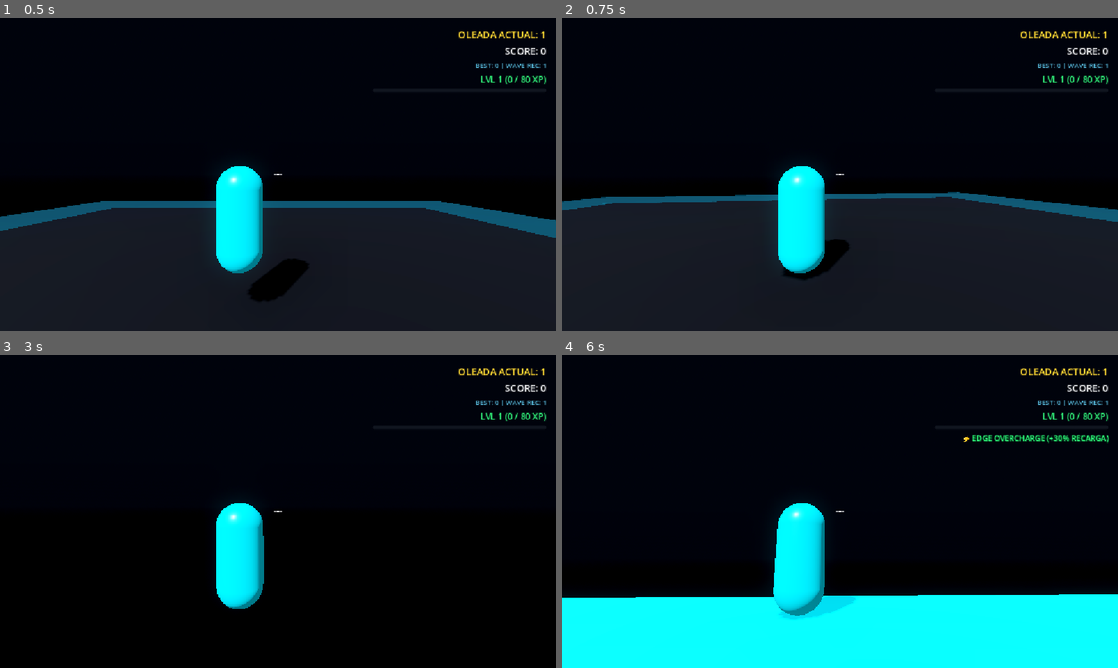
Above: before the commit, frames 1-4 (two rows, left to right).
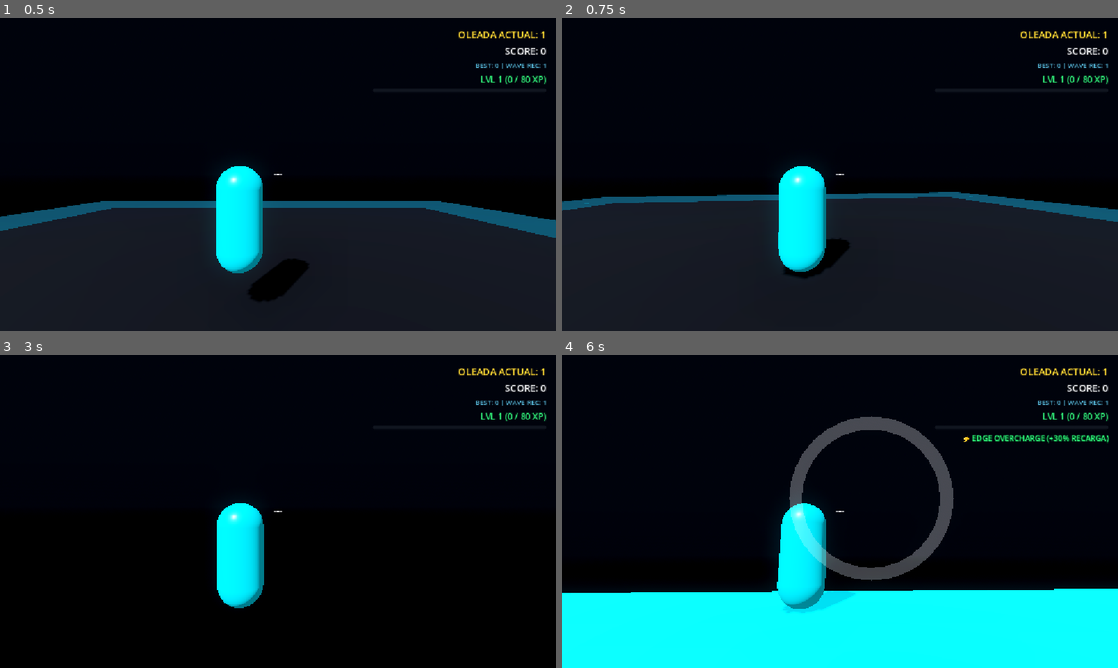
Above: after the commit, the same moments.

Repository: gregorgonzalez03-art/game
Game: Godot game, scene res://levels/main.tscn
The game is run twice, just before and just after one commit, with the same random seed, the same clock (stepped at 60 frames per second) and the same inputs.
Inputs (mouse positions are in pixels of both pictures, inside the frame that each line leads up to):
- Up to frame 1 (0.5 s): no input
- Up to frame 2 (0.75 s): tap Enter at 0.5 s; move the mouse to (867, 174) at 0.52 s; hold W (move_forward) from 0.53 s (still down); click (867, 174) at 0.6 s
- Up to frame 3 (3 s): keep holding W (move_forward); right-click (305, 511) at 0.8 s; move the mouse to (250, 511) at 1.27 s; right-click (250, 511) at 1.35 s; click (250, 511) at 1.55 s; move the mouse to (289, 505) at 2.02 s; tap Space (dash) at 2.1, 2.75 s; right-click (289, 505) at 2.3 s; move the mouse to (272, 517) at 2.77 s; click (272, 517) at 2.85 s
- Up to frame 4 (6 s): release W (move_forward) at 3.5 s; click "REINICIAR (R)" at 3.5 s; move the mouse to (878, 514) at 4.27 s; hold W (move_forward) from 4.28 s (still down); right-click (878, 514) at 4.35 s; move the mouse to (795, 508) at 5.02 s; tap Shift (slide) at 5.1 s; click (795, 508) at 5.3 s; move the mouse to (845, 511) at 5.77 s; tap R at 5.85 s; click (845, 511) at 5.92 s

Frame 1 is identical in both runs. In frame 2, 0.3% of the frame differs, in the area x 0-100%, y 47-84%; in frame 3, 0.1%; in frame 4, 5.7%, in the area x 0-100%, y 19-85%.

Commit message:
feat(fase-4): pilar monolitico, escalado de oleadas, save_manager, object_pool y vfx base

Diff:
--- /dev/null
+++ b/entities/effects/kinetic_pulse_burst.gd
@@ -0,0 +1,90 @@
+extends Node3D
+
+## Onda de Aire Cinética Sutil (Fase 4.2).
+## Expansión breve y tenue de aire comprimido / distorsión transparente (sin emisión ni líneas).
+## Cumple estrictamente con AGENTS.md (Godot 4.x, tipado estricto).
+
+var wave_mesh: MeshInstance3D = null
+var wave_material: StandardMaterial3D = null
+
+func _ready() -> void:
+	_setup_air_wave()
+
+func _setup_air_wave() -> void:
+	wave_mesh = MeshInstance3D.new()
+	wave_mesh.name = "AirWave"
+
+	var torus: TorusMesh = TorusMesh.new()
+	torus.inner_radius = 0.55
+	torus.outer_radius = 0.65
+	torus.rings = 32
+	torus.ring_segments = 16
+	wave_mesh.mesh = torus
+	wave_mesh.rotation_degrees = Vector3(90.0, 0.0, 0.0)
+
+	wave_material = StandardMaterial3D.new()
+	wave_material.shading_mode = BaseMaterial3D.SHADING_MODE_UNSHADED
+	wave_material.transparency = BaseMaterial3D.TRANSPARENCY_ALPHA
+	wave_material.cull_mode = BaseMaterial3D.CULL_DISABLED
+	wave_material.albedo_color = Color(1.0, 1.0, 1.0, 0.18)
+	wave_material.emission_enabled = false
+	wave_mesh.material_override = wave_material
+
+	add_child(wave_mesh)
+	scale = Vector3(0.3, 0.3, 0.3)
+
+func play(origin_pos: Vector3, forward_dir: Vector3) -> void:
+	global_position = origin_pos + forward_dir * 0.4
+	var target_look: Vector3 = global_position + forward_dir * 10.0
+	var up_vec: Vector3 = Vector3.UP if abs(forward_dir.y) < 0.95 else Vector3.RIGHT
+	look_at(target_look, up_vec)
+
+	scale = Vector3(0.3, 0.3, 0.3)
+
+	if wave_material:
+		wave_material.albedo_color.a = 0.18
+		var target_pos: Vector3 = global_position + forward_dir * 1.6
+		var tween: Tween = create_tween()
+		tween.set_parallel(true)
+		tween.tween_property(self, "global_position", target_pos, 0.11).set_trans(Tween.TRANS_QUAD).set_ease(Tween.EASE_OUT)
+		tween.tween_property(self, "scale", Vector3(1.3, 1.3, 0.8), 0.11).set_trans(Tween.TRANS_QUAD).set_ease(Tween.EASE_OUT)
+		tween.tween_property(wave_material, "albedo_color:a", 0.0, 0.11).set_trans(Tween.TRANS_QUAD).set_ease(Tween.EASE_IN)
+
+	var timer: SceneTreeTimer = get_tree().create_timer(0.12, true, false, true)
+	timer.timeout.connect(queue_free)
+
+## Destello circular en el punto de impacto para representar el radio de empuje de shockwave_pulse
+static func spawn_shockwave_splash(parent: Node, hit_pos: Vector3, radius: float) -> void:
+	if not parent or not parent.is_inside_tree():
+		return
+
+	var splash_root: Node3D = Node3D.new()
+	parent.add_child(splash_root)
+	splash_root.global_position = hit_pos + Vector3(0.0, 0.1, 0.0)
+
+	var mesh_inst: MeshInstance3D = MeshInstance3D.new()
+	var torus: TorusMesh = TorusMesh.new()
+	torus.inner_radius = 0.85
+	torus.outer_radius = 1.0
+	torus.rings = 32
+	torus.ring_segments = 16
+	mesh_inst.mesh = torus
+	splash_root.add_child(mesh_inst)
+
+	var splash_mat: StandardMaterial3D = StandardMaterial3D.new()
+	splash_mat.shading_mode = BaseMaterial3D.SHADING_MODE_UNSHADED
+	splash_mat.transparency = BaseMaterial3D.TRANSPARENCY_ALPHA
+	splash_mat.albedo_color = Color(0.0, 0.95, 1.0, 0.9)
+	splash_mat.emission_enabled = true
+	splash_mat.emission = Color(0.0, 1.0, 0.85, 1.0)
+	splash_mat.emission_energy_multiplier = 3.5
+	mesh_inst.material_override = splash_mat
+
+	splash_root.scale = Vector3(0.1, 1.0, 0.1)
+
+	var tween: Tween = splash_root.create_tween()
+	tween.set_parallel(true)
+	tween.tween_property(splash_root, "scale", Vector3(radius, 1.0, radius), 0.20).set_trans(Tween.TRANS_QUAD).set_ease(Tween.EASE_OUT)
+	tween.tween_property(splash_mat, "albedo_color:a", 0.0, 0.20).set_trans(Tween.TRANS_QUAD).set_ease(Tween.EASE_IN)
+	tween.tween_property(splash_mat, "emission_energy_multiplier", 0.0, 0.20).set_trans(Tween.TRANS_QUAD).set_ease(Tween.EASE_IN)
+	tween.finished.connect(splash_root.queue_free)
--- /dev/null
+++ b/entities/effects/kinetic_pulse_burst.tscn
@@ -0,0 +1,6 @@
+[gd_scene format=3]
+
+[ext_resource type="Script" path="res://entities/effects/kinetic_pulse_burst.gd" id="1_pulse_burst"]
+
+[node name="KineticPulseBurst" type="Node3D"]
+script = ExtResource("1_pulse_burst")
--- a/entities/enemies/brute.gd
+++ b/entities/enemies/brute.gd
@@ -18,6 +18,8 @@
 const SUBMERGED_DURATION: float = 1.5
 const ARENA_RADIUS: float = 9.0
 
+var max_hp: float = MAX_HP
+var burst_interval: float = BURST_SHOT_INTERVAL
 var current_hp: float = 145.0
 var is_submerged: bool = false
 var is_emerging: bool = false
@@ -131,7 +133,7 @@
 		if burst_timer <= 0.0:
 			_fire_plasma_shot()
 			burst_shots_fired += 1
-			burst_timer = BURST_SHOT_INTERVAL
+			burst_timer = burst_interval
 
 	if surface_timer <= 0.0:
 		submerge_and_heal()
@@ -169,7 +171,7 @@
 	collision_shape.set_deferred("disabled", true)
 
 	# Recupera un 25% de su vida máxima y actualiza grietas
-	current_hp = minf(MAX_HP, current_hp + (MAX_HP * 0.25))
+	current_hp = minf(max_hp, current_hp + (max_hp * 0.25))
 	_update_cracks()
 
 	var tween: Tween = create_tween()
@@ -211,9 +213,20 @@
 func _update_cracks() -> void:
 	if not shader_mat:
 		return
-	var crack_ratio: float = (1.0 - (current_hp / MAX_HP)) * 0.35
+	var crack_ratio: float = (1.0 - (current_hp / max_hp)) * 0.35
 	shader_mat.set_shader_parameter("dissolve_amount", clampf(crack_ratio, 0.0, 0.35))
 	shader_mat.set_shader_parameter("emission_energy", 0.9 + (crack_ratio * 3.5))
+
+## Escalado Progresivo por Oleada (Paso 4.2)
+func apply_wave_scaling(wave_num: int) -> void:
+	if wave_num >= 4:
+		var hp_scaling: float = 1.0 + float(wave_num - 3) * 0.08
+		max_hp = MAX_HP * hp_scaling
+		current_hp = max_hp
+		_update_cracks()
+
+	var interval_reduction: float = 1.0 - float(wave_num - 1) * 0.05
+	burst_interval = maxf(0.9, BURST_SHOT_INTERVAL * interval_reduction)
 
 func _play_damage_shake() -> void:
 	if not visual_mesh:
--- a/entities/enemies/swarmer.gd
+++ b/entities/enemies/swarmer.gd
@@ -6,6 +6,7 @@
 
 @export var mass_weight: float = 1.5
 @export var pursue_speed: float = 4.5
+@export var move_speed: float = 4.5
 @export var pursue_force: float = 14.0
 @export var high_speed_threshold: float = 6.0
 @export var chain_multiplier: float = 1.4
@@ -17,6 +18,8 @@
 const MAGNETIC_SEARCH_RADIUS: float = 25.0
 const PUSH_FORCE: float = 5.0
 const PUSH_COOLDOWN: float = 0.35
+
+var push_force: float = PUSH_FORCE
 
 const ENEMY_SHADER: Shader = preload("res://entities/effects/enemy_hit_fresnel.gdshader")
 
@@ -326,9 +329,20 @@
 	push_dir = push_dir.normalized()
 
 	if player_node.has_method("apply_knockback"):
-		player_node.call("apply_knockback", push_dir * PUSH_FORCE)
+		player_node.call("apply_knockback", push_dir * push_force)
 	if player_node.has_method("add_screen_shake"):
 		player_node.call("add_screen_shake", 0.06)
+
+## Escalado Progresivo por Oleada (Paso 4.2)
+func apply_wave_scaling(wave_num: int) -> void:
+	var wave_scale: float = 1.0 + float(wave_num - 1) * 0.05
+	var speed_multiplier: float = minf(wave_scale, 1.6)
+	move_speed = 4.5 * speed_multiplier
+	pursue_speed = move_speed
+	pursue_force = 14.0 * speed_multiplier
+
+	var push_multiplier: float = 1.0 + float(wave_num - 1) * 0.04
+	push_force = PUSH_FORCE * push_multiplier
 
 func _on_body_entered(body: Node) -> void:
 	if body is Node3D and body.is_in_group("player"):
--- a/entities/player/player.gd
+++ b/entities/player/player.gd
@@ -2,6 +2,13 @@
 
 ## Controlador cinético en tercera persona estilo Risk of Rain 2.
 ## Cumple estrictamente con AGENTS.md (Godot 4.x, tipado estricto, -Z adelante).
+
+const PULSE_BURST_SCENE: PackedScene = preload("res://entities/effects/kinetic_pulse_burst.tscn")
+const KineticPulseBurstScript = preload("res://entities/effects/kinetic_pulse_burst.gd")
+
+# Feedback de Cámara FOV (Paso 4.2)
+const BASE_FOV: float = 75.0
+var fov_kick_tween: Tween = null
 
 signal pulse_fired(origin: Vector3, direction: Vector3, hit_collider: Node3D)
 
@@ -61,6 +68,14 @@
 @onready var visual_mesh: MeshInstance3D = $VisualMesh
 @onready var collision_shape: CollisionShape3D = $CollisionShape3D
 
+# VFX del Ganchazo Magnético (Fase 4.2)
+var _pulled_enemy: Node3D = null
+var _pull_vfx_active: bool = false
+var _pull_vfx_timer: float = 0.0
+var _beam_root: Node3D = null
+var _beam_mesh_instance: MeshInstance3D = null
+var _orbital_ring: Node3D = null
+
 func _ready() -> void:
 	add_to_group("player")
 	Input.mouse_mode = Input.MOUSE_MODE_CAPTURED
@@ -79,8 +94,11 @@
 	kinetic_cast.collide_with_bodies = true
 	kinetic_cast.add_exception(self)
 
+	_setup_pull_vfx()
+
 func _process(delta: float) -> void:
 	_handle_screen_shake(delta)
+	_process_pull_vfx(delta)
 
 func _unhandled_input(event: InputEvent) -> void:
 	if event is InputEventMouseMotion and Input.mouse_mode == Input.MOUSE_MODE_CAPTURED:
@@ -310,6 +328,10 @@
 	kinetic_cast.force_raycast_update()
 
 	add_screen_shake(0.12)
+	_apply_camera_fov_kick()
+
+	# VFX Estallido cinético cónico compuesto con partículas y ondas de choque (Fase 4.2)
+	_spawn_pulse_burst_vfx(shot_origin, shot_direction)
 
 	var hit_node: Node3D = null
 	if kinetic_cast.is_colliding():
@@ -324,11 +346,18 @@
 				hit_node = target_node
 				_apply_kinetic_impulse(hit_node, shot_direction)
 
+			if hit_node == _pulled_enemy:
+				_stop_pull_vfx()
+
 			# Sinergia shockwave_pulse: empuje radial secundario a enemigos cercanos
 			var shockwave_stacks: int = GameManager.get_upgrade_stacks("shockwave_pulse")
 			if shockwave_stacks > 0 and hit_node != null:
 				var aoe_radius: float = 4.0 * (1.0 + float(shockwave_stacks - 1) * 0.25)
 				var aoe_force: float = pulse_force * 0.6 * (1.0 + float(shockwave_stacks - 1) * 0.25)
+
+				# VFX Destello circular en el punto de impacto que representa el radio del empuje (Paso 4.2)
+				KineticPulseBurstScript.spawn_shockwave_splash(get_tree().current_scene, cached_hit_pos, aoe_radius)
+
 				for enemy_node: Node in get_tree().get_nodes_in_group("enemies"):
 					if not is_instance_valid(enemy_node) or enemy_node == hit_node or not (enemy_node is Node3D):
 						continue
@@ -361,6 +390,9 @@
 	var enemy: Node3D = _find_pull_target()
 	if not enemy:
 		return
+
+	# VFX del Ganchazo Magnético y Anillo Orbital (Paso 4.2)
+	_start_pull_vfx(enemy)
 
 	var overdrive_stacks: int = GameManager.get_upgrade_stacks("kinetic_overdrive")
 	var cd_multiplier: float = pow(0.8, float(overdrive_stacks))
@@ -483,3 +515,136 @@
 		camera.h_offset = 0.0
 		camera.v_offset = 0.0
 		camera.rotation.z = 0.0
+
+# ==============================================================================
+# SISTEMA DE FEEDBACK VISUAL (VFX) - FASE 4.2
+# ==============================================================================
+
+func _spawn_pulse_burst_vfx(origin: Vector3, dir: Vector3) -> void:
+	if not PULSE_BURST_SCENE or not is_inside_tree():
+		return
+	var burst: Node3D = PULSE_BURST_SCENE.instantiate() as Node3D
+	if not burst:
+		return
+	var root: Node = get_tree().current_scene
+	if not root:
+		return
+	root.add_child(burst)
+	if burst.has_method("play"):
+		burst.call("play", origin + dir * 0.5, dir)
+
+func _apply_camera_fov_kick() -> void:
+	if not camera:
+		return
+	if fov_kick_tween and fov_kick_tween.is_valid():
+		fov_kick_tween.kill()
+	fov_kick_tween = create_tween()
+	fov_kick_tween.tween_property(camera, "fov", BASE_FOV + 3.5, 0.04).set_trans(Tween.TRANS_QUAD).set_ease(Tween.EASE_OUT)
+	fov_kick_tween.tween_property(camera, "fov", BASE_FOV, 0.15).set_trans(Tween.TRANS_CUBIC).set_ease(Tween.EASE_IN_OUT)
+
+func _setup_pull_vfx() -> void:
+	# Haz/rayo magnético de energía cian/eléctrico
+	_beam_root = Node3D.new()
+	_beam_root.name = "PullBeamVFX"
+	_beam_root.top_level = true
+	_beam_root.visible = false
+	add_child(_beam_root)
+
+	_beam_mesh_instance = MeshInstance3D.new()
+	var cyl: CylinderMesh = CylinderMesh.new()
+	cyl.top_radius = 0.04
+	cyl.bottom_radius = 0.04
+	cyl.height = 1.0
+	cyl.radial_segments = 8
+	_beam_mesh_instance.mesh = cyl
+	_beam_mesh_instance.rotation_degrees = Vector3(90.0, 0.0, 0.0)
+
+	var beam_mat: StandardMaterial3D = StandardMaterial3D.new()
+	beam_mat.shading_mode = BaseMaterial3D.SHADING_MODE_UNSHADED
+	beam_mat.transparency = BaseMaterial3D.TRANSPARENCY_ALPHA
+	beam_mat.albedo_color = Color(0.1, 0.95, 1.0, 0.9)
+	beam_mat.emission_enabled = true
+	beam_mat.emission = Color(0.0, 1.0, 1.0, 1.0)
+	beam_mat.emission_energy_multiplier = 4.0
+	_beam_mesh_instance.material_override = beam_mat
+	_beam_root.add_child(_beam_mesh_instance)
+
+	# Anillo orbital brillante alrededor del objetivo suspendido
+	_orbital_ring = Node3D.new()
+	_orbital_ring.name = "PullOrbitalRingVFX"
+	_orbital_ring.top_level = true
+	_orbital_ring.visible = false
+	add_child(_orbital_ring)
+
+	var ring_mesh_inst: MeshInstance3D = MeshInstance3D.new()
+	var torus: TorusMesh = TorusMesh.new()
+	torus.inner_radius = 0.65
+	torus.outer_radius = 0.8
+	torus.rings = 28
+	torus.ring_segments = 16
+	ring_mesh_inst.mesh = torus
+
+	var ring_mat: StandardMaterial3D = StandardMaterial3D.new()
+	ring_mat.shading_mode = BaseMaterial3D.SHADING_MODE_UNSHADED
+	ring_mat.transparency = BaseMaterial3D.TRANSPARENCY_ALPHA
+	ring_mat.albedo_color = Color(0.0, 1.0, 0.85, 0.95)
+	ring_mat.emission_enabled = true
+	ring_mat.emission = Color(0.0, 1.0, 0.85, 1.0)
+	ring_mat.emission_energy_multiplier = 4.5
+	ring_mesh_inst.material_override = ring_mat
+	_orbital_ring.add_child(ring_mesh_inst)
+
+func _start_pull_vfx(enemy: Node3D) -> void:
+	_pulled_enemy = enemy
+	_pull_vfx_active = true
+	_pull_vfx_timer = 1.3
+	if _beam_root:
+		_beam_root.visible = true
+	if _orbital_ring:
+		_orbital_ring.visible = true
+
+func _stop_pull_vfx() -> void:
+	_pull_vfx_active = false
+	_pulled_enemy = null
+	if _beam_root:
+		_beam_root.visible = false
+	if _orbital_ring:
+		_orbital_ring.visible = false
+
+func _process_pull_vfx(delta: float) -> void:
+	if not _pull_vfx_active:
+		return
+
+	if not is_instance_valid(_pulled_enemy) or _pulled_enemy.get("is_dead") == true or _pulled_enemy.get("is_launched") == true:
+		_stop_pull_vfx()
+		return
+
+	_pull_vfx_timer -= delta
+	if _pull_vfx_timer <= 0.0:
+		_stop_pull_vfx()
+		return
+
+	var enemy_pos: Vector3 = _pulled_enemy.global_position
+	var start_pos: Vector3 = global_position + Vector3(0.0, 1.1, 0.0)
+
+	# 1. Haz magnético estirado dinámicamente entre el jugador y el objetivo
+	var diff: Vector3 = enemy_pos - start_pos
+	var dist: float = diff.length()
+	if dist > 0.1 and _beam_root and _beam_mesh_instance:
+		_beam_root.visible = true
+		_beam_root.global_position = start_pos + diff * 0.5
+		var up_dir: Vector3 = Vector3.UP if abs(diff.normalized().y) < 0.95 else Vector3.RIGHT
+		_beam_root.look_at(enemy_pos, up_dir)
+		var jitter: float = 1.0 + sin(float(Time.get_ticks_msec()) * 0.03) * 0.2
+		_beam_mesh_instance.scale = Vector3(jitter, jitter, dist)
+	elif _beam_root:
+		_beam_root.visible = false
+
+	# 2. Anillo orbital giratorio alrededor del enemigo suspendido
+	if _orbital_ring:
+		_orbital_ring.visible = true
+		_orbital_ring.global_position = enemy_pos + Vector3(0.0, 0.1, 0.0)
+		_orbital_ring.rotate_y(delta * 6.5)
+		_orbital_ring.rotate_object_local(Vector3(1.0, 0.0, 0.5).normalized(), delta * 3.0)
+		var ring_pulse: float = 1.0 + sin(float(Time.get_ticks_msec()) * 0.015) * 0.12
+		_orbital_ring.scale = Vector3(ring_pulse, ring_pulse, ring_pulse)
--- a/levels/spawner.gd
+++ b/levels/spawner.gd
@@ -257,6 +257,10 @@
 
 	add_child(enemy)
 
+	# Escalado Progresivo por Oleada (Paso 4.2)
+	if enemy.has_method("apply_wave_scaling"):
+		enemy.call("apply_wave_scaling", current_wave)
+
 	# Spawn directamente sobre la superficie (Y = 1.5)
 	var spawn_pos: Vector3 = Vector3(randf_range(-12.0, 12.0), SURFACE_Y, randf_range(-12.0, 12.0))
 	enemy.global_position = spawn_pos
Not shown, added: entities/effects/kinetic_pulse_burst.gd.uid
